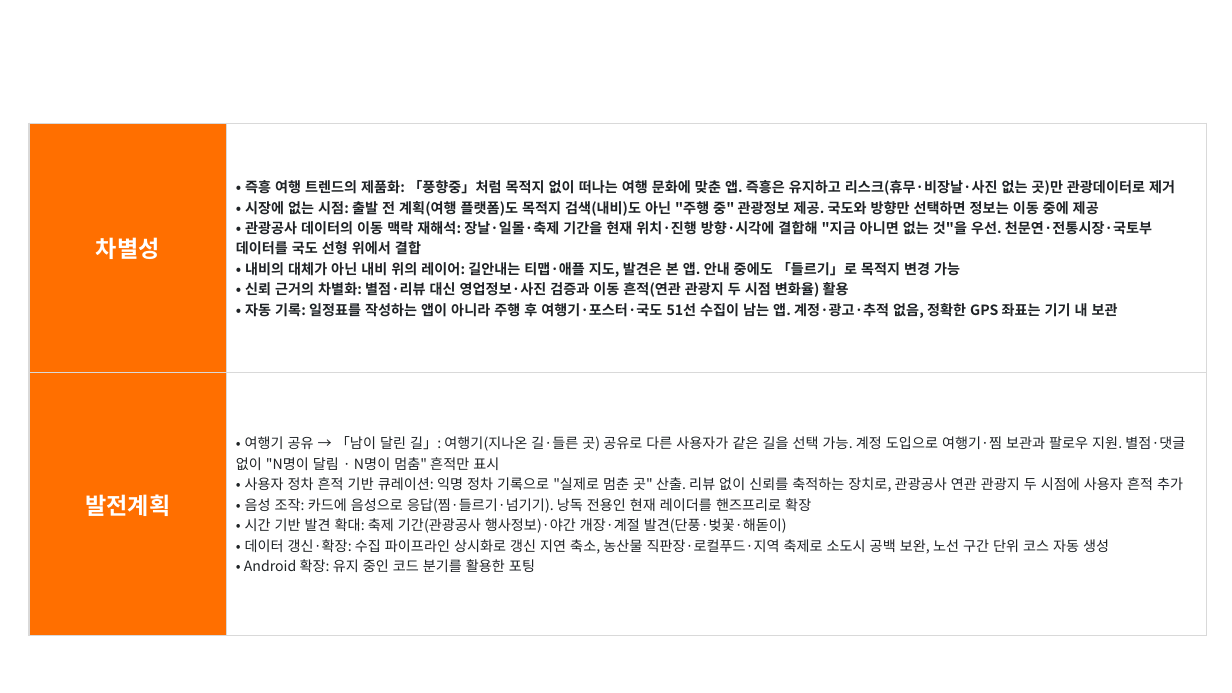
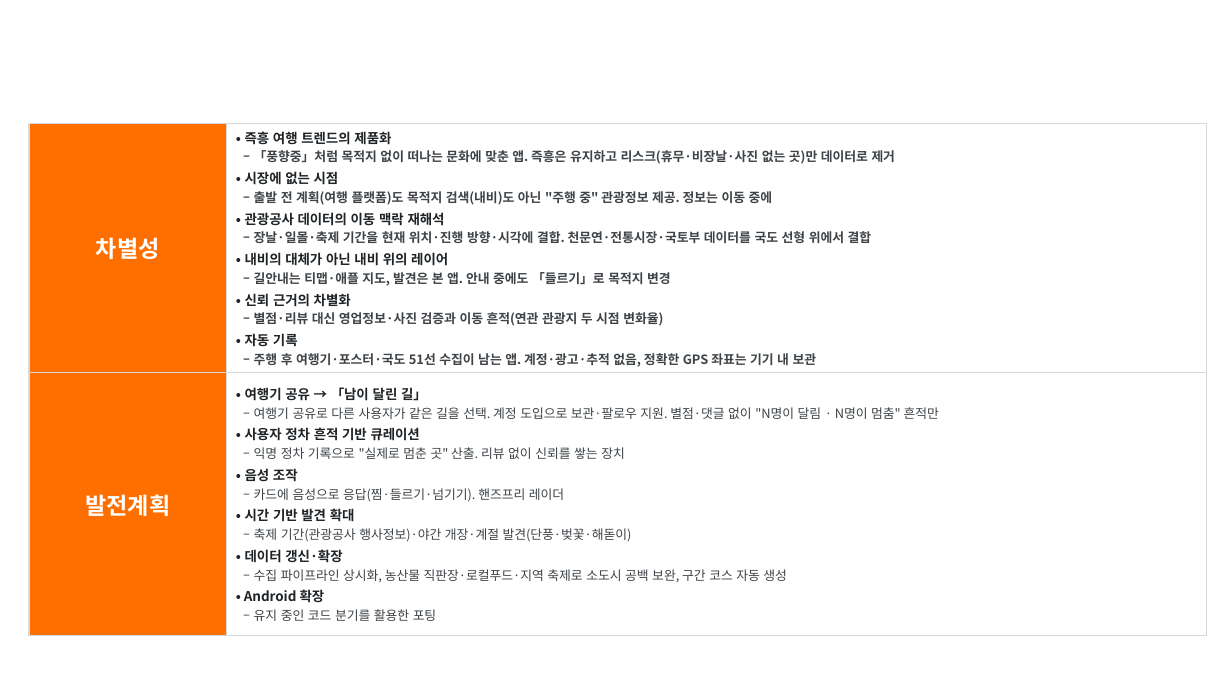
Before and after one commit to Hyee0ne/p-trip, a slide deck: slide 12 of docs/기능설명서_P의여행.pptx. Drawn at 1232x693 pixels with LibreOffice and Linux fonts; fonts in the diff are those of the drawing; background and template pictures are left out. Boxes give left, top, right and bottom in pixels: in the first picture for what was removed or moved away, otherwise in the second. Text is boxed around its words. In the diff, an @@ line names an element or a change of style, - is before the commit and + after.

```diff
--- a/docs/기능설명서_P의여행.pptx
+++ b/docs/기능설명서_P의여행.pptx
@@ table at (x1=29, y1=123, x2=1206, y2=636) @@
@@ row 1, column 2: "• 즉흥 여행 트렌드의 제품화: 「풍향중」처럼 목적지 없이 떠나는 여행 문화에 맞춘 앱. 즉흥은 유지하고 리스크(휴무·비장날·사진 없는 곳)만 관광데이터로 제거 / • 시장에 없는 시점: 출발 전 계획(여행 플랫폼)도 목적지 검색(내비)도 아닌 "주행 중" 관광정보 제공. 국도와 방향만 선택하면 정보는 이동 중에 제공 / • 관광공사 데이터의 이동 맥락 재해석: 장날·일몰·축제 기간을 현재 위치·진행 방향·시각에 결합해 "지금 아니면 없는 것"을 우선. 천문연·전통시장·국토부 데이터를 국도 선형 위에서 결합 / • 내비의 대체가 아닌 내비 위의 레이어: 길안내는 티맵·애플 지도, 발견은 본 앱. 안내 중에도 「들르기」로 목적지 변경 가능 / • 신뢰 근거의 차별화: 별점·리뷰 대신 영업정보·사진 검증과 이동 흔적(연관 관광지 두 시점 변화율) 활용 / • 자동 기록: 일정표를 작성하는 앱이 아니라 주행 후 여행기·포스터·국도 51선 수집이 남는 앱. 계정·광고·추적 없음, 정확한 GPS 좌표는 기기 내 보관" to "• 즉흥 여행 트렌드의 제품화 / ‒ 「풍향중」처럼 목적지 없이 떠나는 문화에 맞춘 앱. 즉흥은 유지하고 리스크(휴무·비장날·사진 없는 곳)만 데이터로 제거 / • 시장에 없는 시점 / ‒ 출발 전 계획(여행 플랫폼)도 목적지 검색(내비)도 아닌 "주행 중" 관광정보 제공. 정보는 이동 중에 / • 관광공사 데이터의 이동 맥락 재해석 / ‒ 장날·일몰·축제 기간을 현재 위치·진행 방향·시각에 결합. 천문연·전통시장·국토부 데이터를 국도 선형 위에서 결합 / • 내비의 대체가 아닌 내비 위의 레이어 / ‒ 길안내는 티맵·애플 지도, 발견은 본 앱. 안내 중에도 「들르기」로 목적지 변경 / • 신뢰 근거의 차별화 / ‒ 별점·리뷰 대신 영업정보·사진 검증과 이동 흔적(연관 관광지 두 시점 변화율) / • 자동 기록 / ‒ 주행 후 여행기·포스터·국도 51선 수집이 남는 앱. 계정·광고·추적 없음, 정확한 GPS 좌표는 기기 내 보관" @@
@@ row 2, column 2: "• 여행기 공유 → 「남이 달린 길」: 여행기(지나온 길·들른 곳) 공유로 다른 사용자가 같은 길을 선택 가능. 계정 도입으로 여행기·찜 보관과 팔로우 지원. 별점·댓글 없이 "N명이 달림 · N명이 멈춤" 흔적만 표시 / • 사용자 정차 흔적 기반 큐레이션: 익명 정차 기록으로 "실제로 멈춘 곳" 산출. 리뷰 없이 신뢰를 축적하는 장치로, 관광공사 연관 관광지 두 시점에 사용자 흔적 추가 / • 음성 조작: 카드에 음성으로 응답(찜·들르기·넘기기). 낭독 전용인 현재 레이더를 핸즈프리로 확장 / • 시간 기반 발견 확대: 축제 기간(관광공사 행사정보)·야간 개장·계절 발견(단풍·벚꽃·해돋이) / • 데이터 갱신·확장: 수집 파이프라인 상시화로 갱신 지연 축소, 농산물 직판장·로컬푸드·지역 축제로 소도시 공백 보완, 노선 구간 단위 코스 자동 생성 / • Android 확장: 유지 중인 코드 분기를 활용한 포팅" to "• 여행기 공유 → 「남이 달린 길」 / ‒ 여행기 공유로 다른 사용자가 같은 길을 선택. 계정 도입으로 보관·팔로우 지원. 별점·댓글 없이 "N명이 달림 · N명이 멈춤" 흔적만 / • 사용자 정차 흔적 기반 큐레이션 / ‒ 익명 정차 기록으로 "실제로 멈춘 곳" 산출. 리뷰 없이 신뢰를 쌓는 장치 / • 음성 조작 / ‒ 카드에 음성으로 응답(찜·들르기·넘기기). 핸즈프리 레이더 / • 시간 기반 발견 확대 / ‒ 축제 기간(관광공사 행사정보)·야간 개장·계절 발견(단풍·벚꽃·해돋이) / • 데이터 갱신·확장 / ‒ 수집 파이프라인 상시화, 농산물 직판장·로컬푸드·지역 축제로 소도시 공백 보완, 구간 코스 자동 생성 / • Android 확장 / ‒ 유지 중인 코드 분기를 활용한 포팅" @@
```
Also in this commit, not shown: 4 other slides changed, 2 other files.
